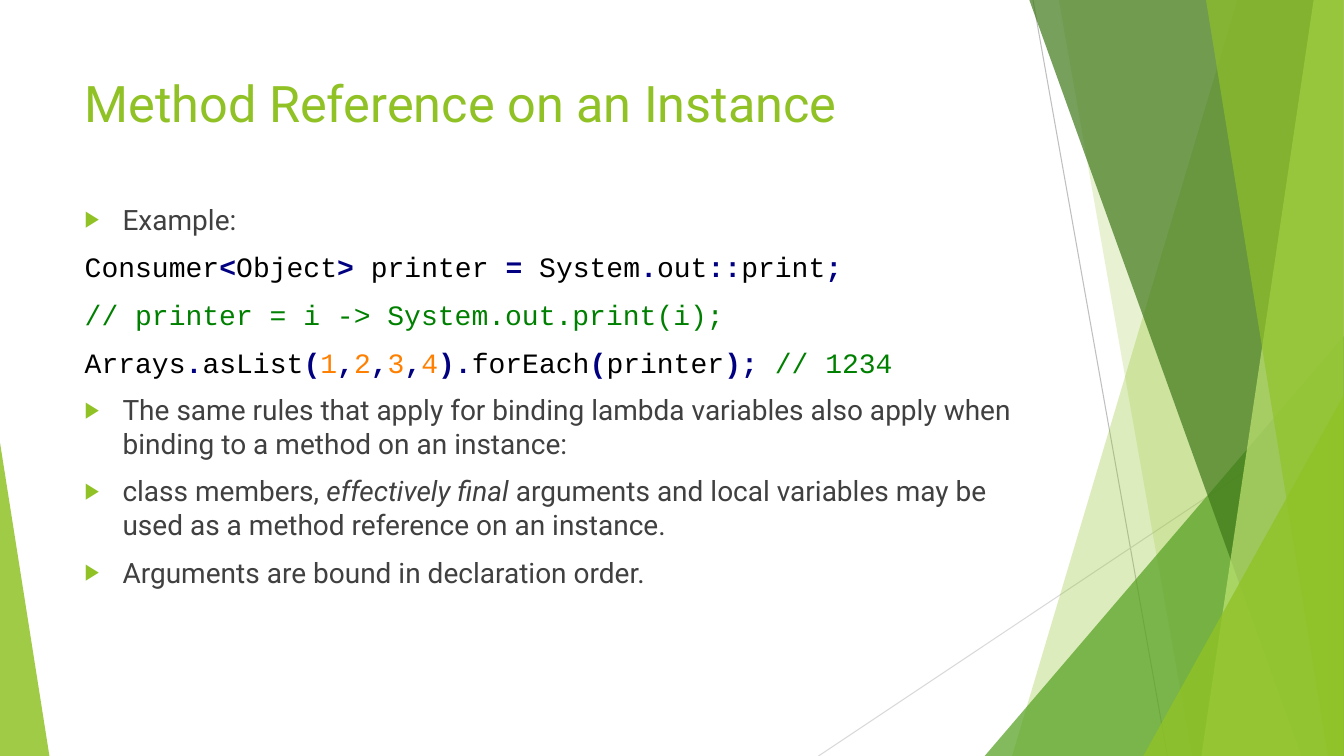
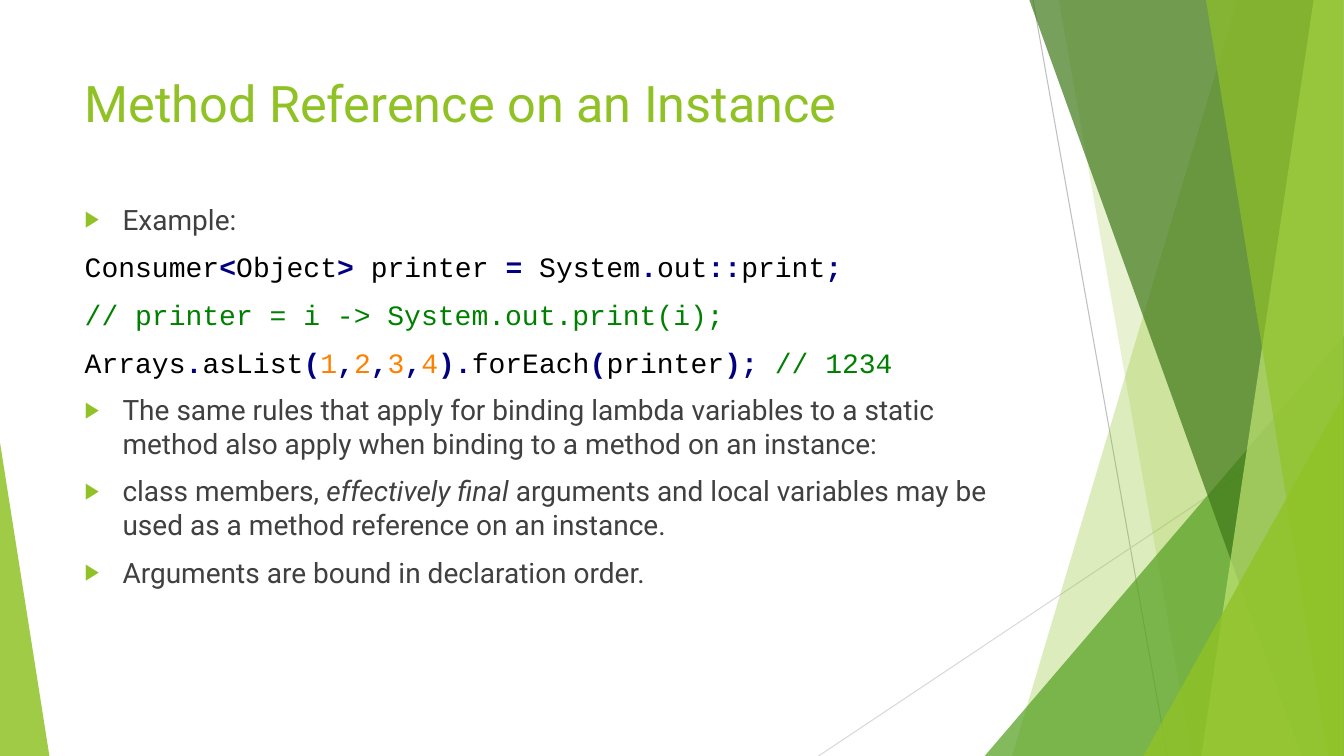
Before and after one commit to RichardRoda/2017-CodePaLOUsa-Lambda, a slide deck: slide 20 of Learning to Love the Lambda in the Stream.pptx. Drawn at 1344x756 pixels with LibreOffice and Linux fonts; fonts in the diff are those of the drawing. Boxes give left, top, right and bottom in pixels: in the first picture for what was removed or moved away, otherwise in the second. Text is boxed around its words. In the diff, an @@ line names an element or a change of style, - is before the commit and + after.

```diff
--- a/Learning to Love the Lambda in the Stream.pptx
+++ b/Learning to Love the Lambda in the Stream.pptx
@@ text at [123,398,934,460]: text changed @@
-▶ The same rules that apply for binding lambda variables also apply when binding to a method on an instance:
+▶ The same rules that apply for binding lambda variables to a static method also apply when binding to a method on an instance:
```
Also in this commit, not shown: 18 other slides changed.
